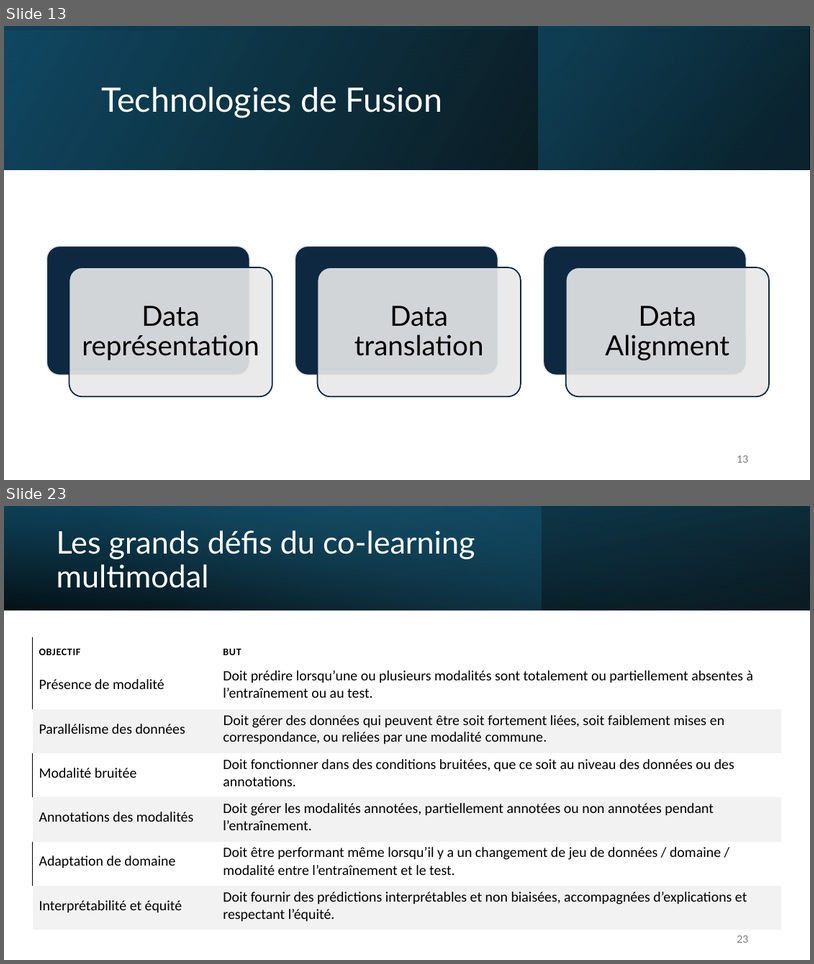
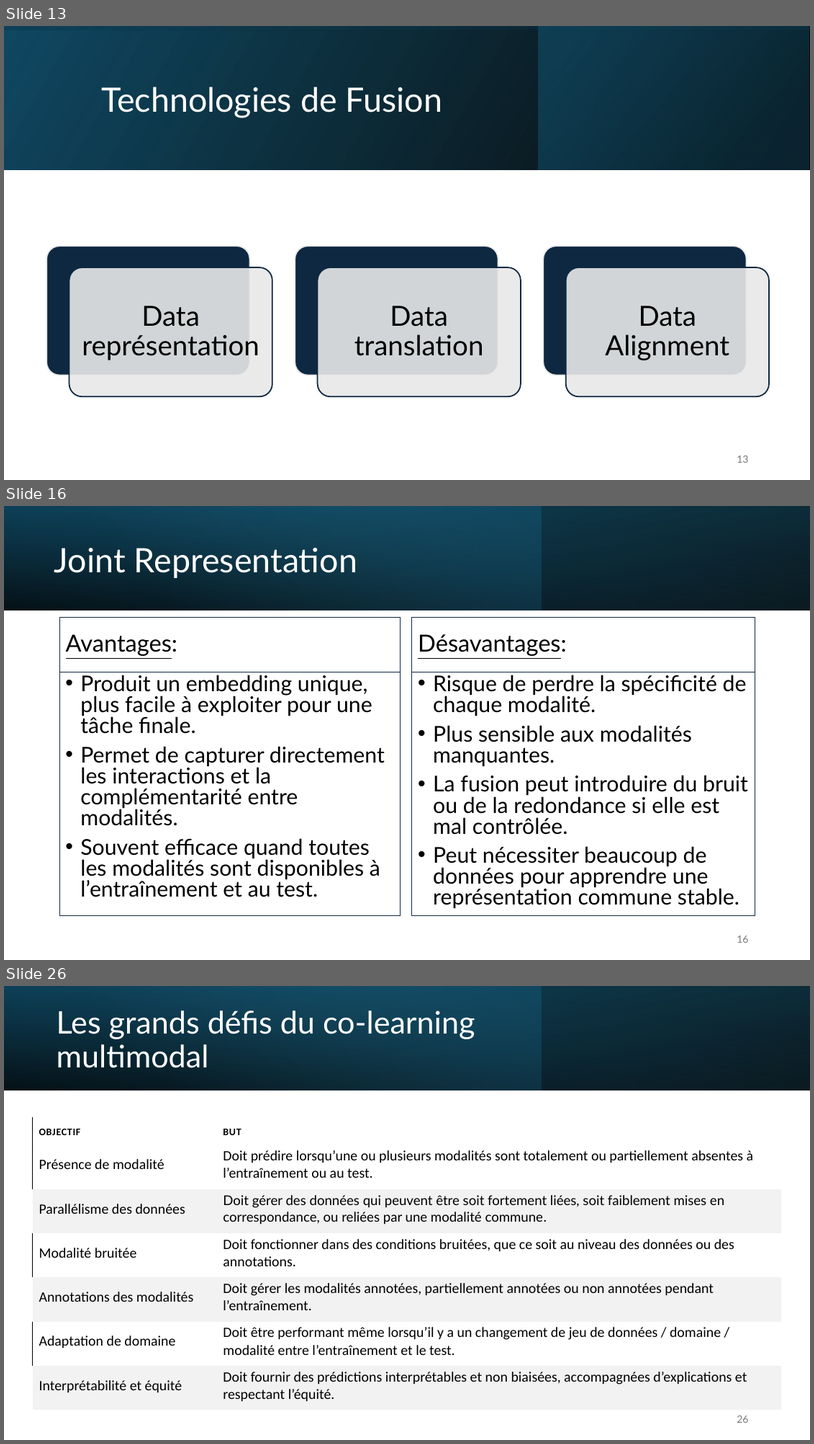
Before and after one commit to IzowRM/Stage-Cetic, a slide deck: Doc Slide/Presentation_du_27_01.pptx. Shown one above the other, each under a label of ours: slides 13 and 23 before the commit, slides 13, 16 and 26 after it; the slides between them are not shown. The pictures are 814x964 and 814x1444 pixels, drawn with LibreOffice and Linux fonts; fonts in the diff are those of the drawing. Boxes give left, top, right and bottom in pixels: in the first picture for what was removed or moved away, otherwise in the second. Text is boxed around its words. In the diff, an @@ line names an element or a change of style, - is before the commit and + after.

```diff
--- a/Doc Slide/Presentation_du_27_01.pptx
+++ b/Doc Slide/Presentation_du_27_01.pptx
@@ slide 16 added at <box>4,506,810,960</box>, background #FFFFFF @@
@@ rectangle added at <box>4,506,810,610</box>, fill gradient #000000 to #104862 @@
@@ rectangle added at <box>4,506,542,610</box>, fill gradient #156082 to #46B1E1 @@
@@ rectangle added at <box>4,506,810,610</box>, fill gradient #000000 to #156082 @@
@@ title added at <box>54,548,358,578</box>, 40 pt, text #FFFFFF @@
+Joint Representation
@@ rectangle added at <box>59,618,401,672</box>, outline #0E2841 0.75 pt, 28 pt, text #000000, underline @@
+Avantages:
@@ rectangle added at <box>412,618,756,672</box>, outline #0E2841 0.75 pt, 28 pt, text #000000, underline @@
+Désavantages:
@@ rectangle added at <box>59,672,401,916</box>, outline #0E2841 0.75 pt, 25.9 pt, text #000000 @@
+• Produit un embedding unique, plus facile à exploiter pour une tâche finale.
+• Permet de capturer directement les interactions et la complémentarité entre modalités.
+• Souvent efficace quand toutes les modalités sont disponibles à l’entraînement et au test.
@@ rectangle added at <box>412,672,756,916</box>, outline #0E2841 0.75 pt, 25.9 pt, text #000000 @@
+• Risque de perdre la spécificité de chaque modalité.
+• Plus sensible aux modalités manquantes.
+• La fusion peut introduire du bruit ou de la redondance si elle est mal contrôlée.
+• Peut nécessiter beaucoup de données pour apprendre une représentation commune stable.
@@ page number added at <box>737,935,748,942</box>, 12 pt, text #797979 @@
+16
@@ what was slide 23 is now slide 26 @@
@@ page number at <box>737,1415,748,1422</box>: text changed @@
-23
+26
```
Also in this commit, not shown: 10 slides changed, 7 other slides added, 6 slides removed, 3 other files.
